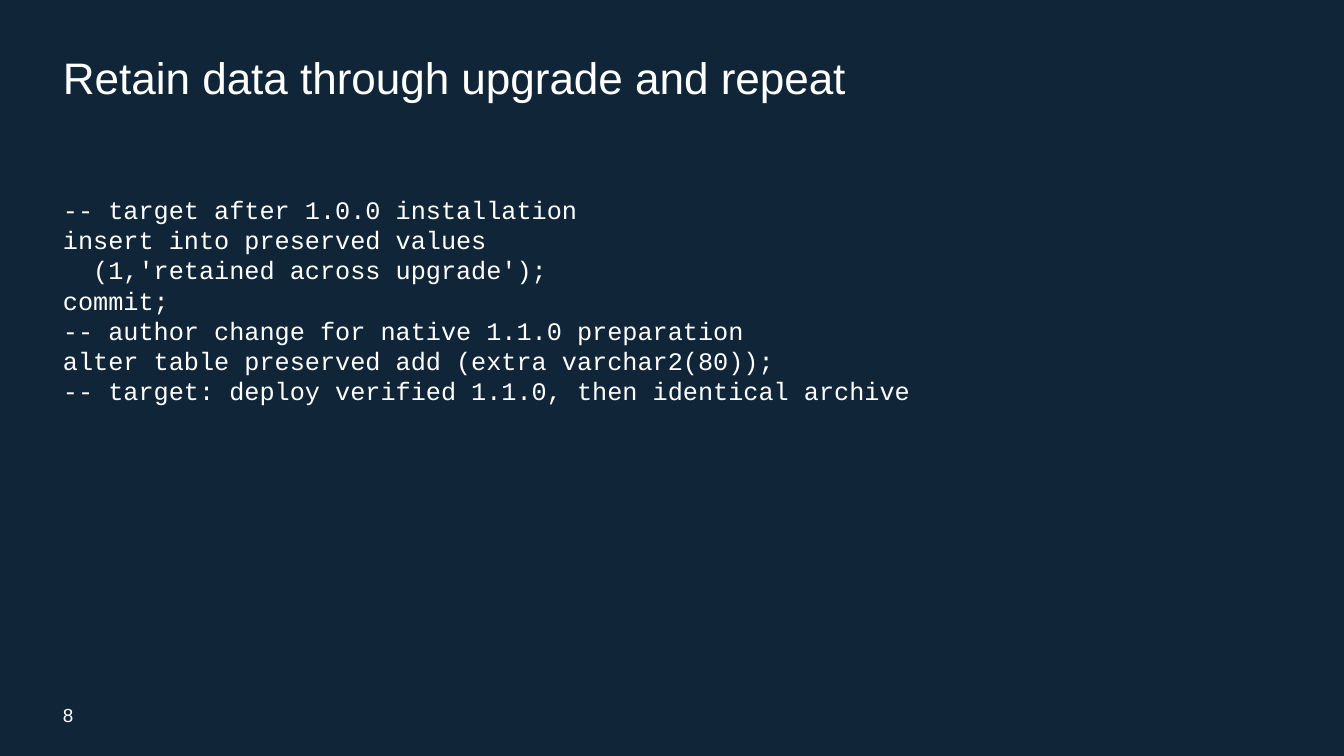
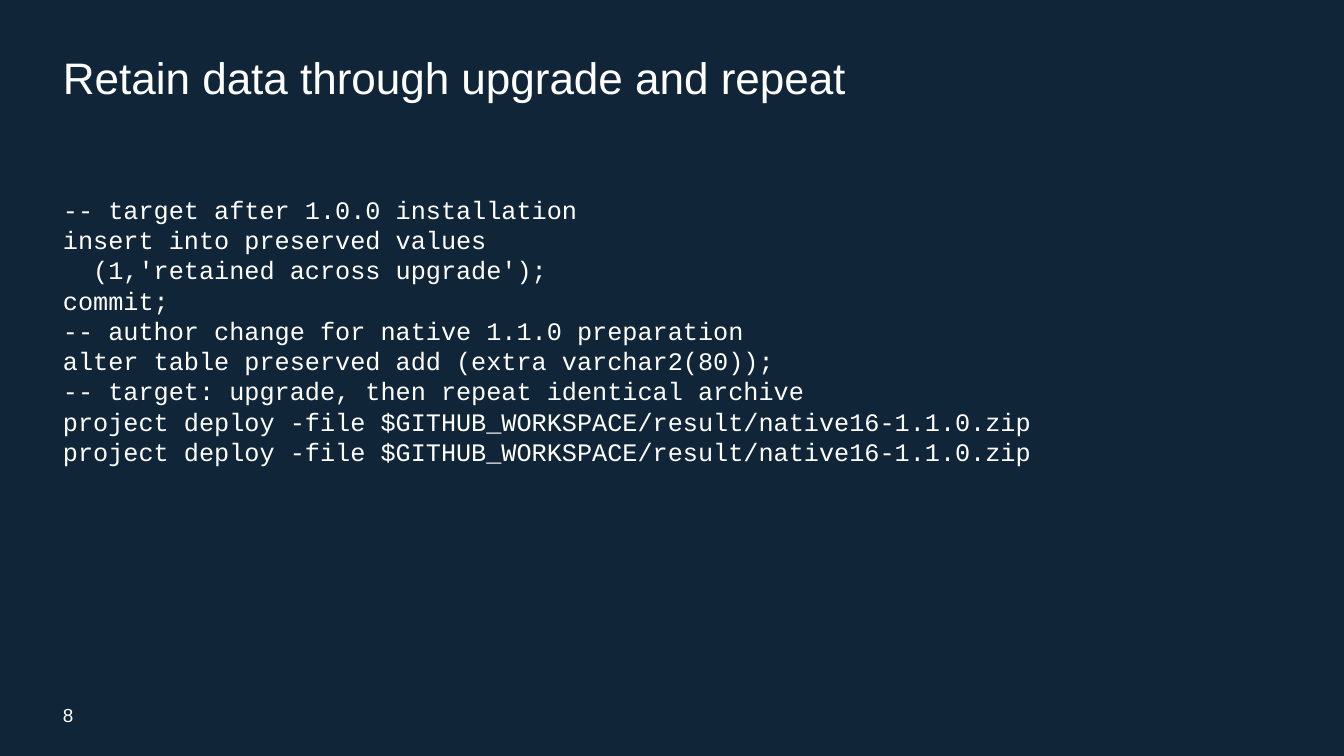
Before and after one commit to rstyczynski/APEX_CICD, a slide deck: slide 8 of progress/E.17/sprint_E.17_increment_demo.pptx. Drawn at 1344x756 pixels with LibreOffice and Linux fonts; fonts in the diff are those of the drawing. Boxes give left, top, right and bottom in pixels: in the first picture for what was removed or moved away, otherwise in the second. Text is boxed around its words. In the diff, an @@ line names an element or a change of style, - is before the commit and + after.

```diff
--- a/progress/E.17/sprint_E.17_increment_demo.pptx
+++ b/progress/E.17/sprint_E.17_increment_demo.pptx
@@ text at [63,382,1031,467]: text changed @@
--- target: deploy verified 1.1.0, then identical archive
+-- target: upgrade, then repeat identical archive
+project deploy -file $GITHUB_WORKSPACE/result/native16-1.1.0.zip
+project deploy -file $GITHUB_WORKSPACE/result/native16-1.1.0.zip
```
Also in this commit, not shown: 8 other slides changed, 2 slides added, 34 other files.
